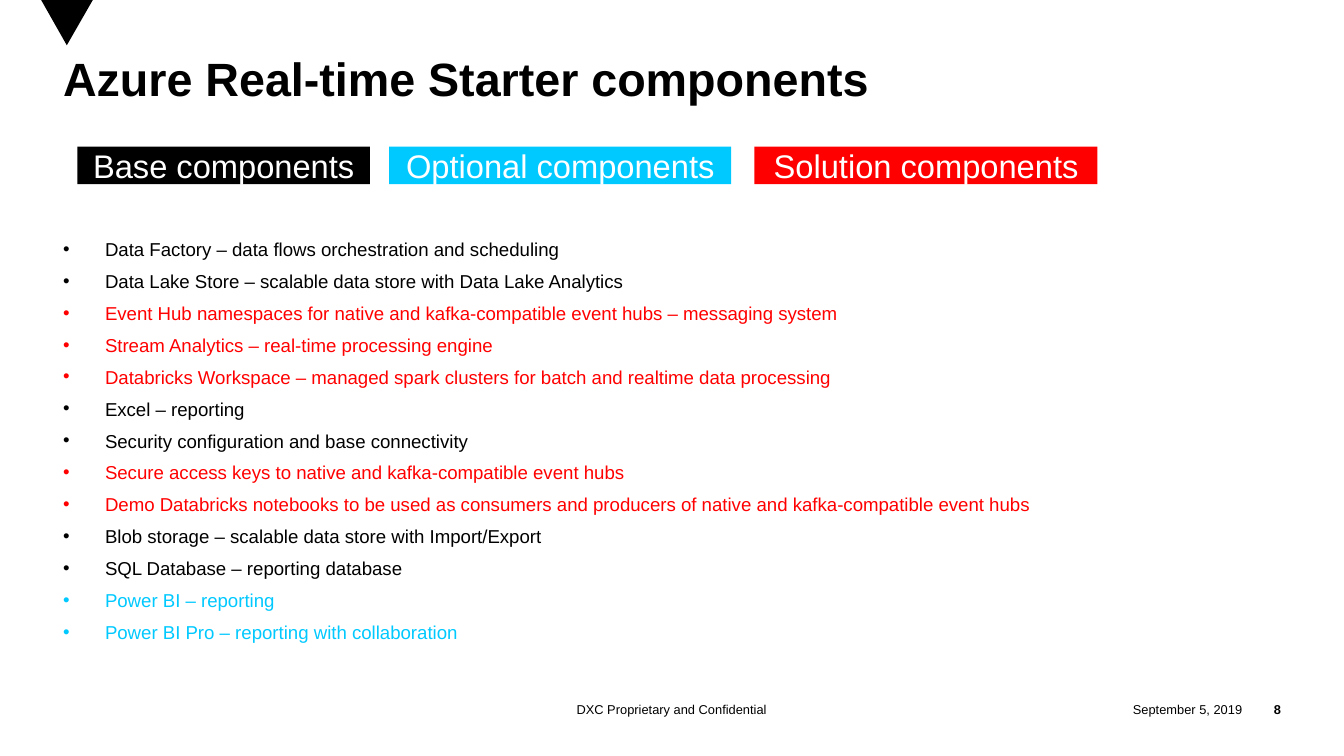
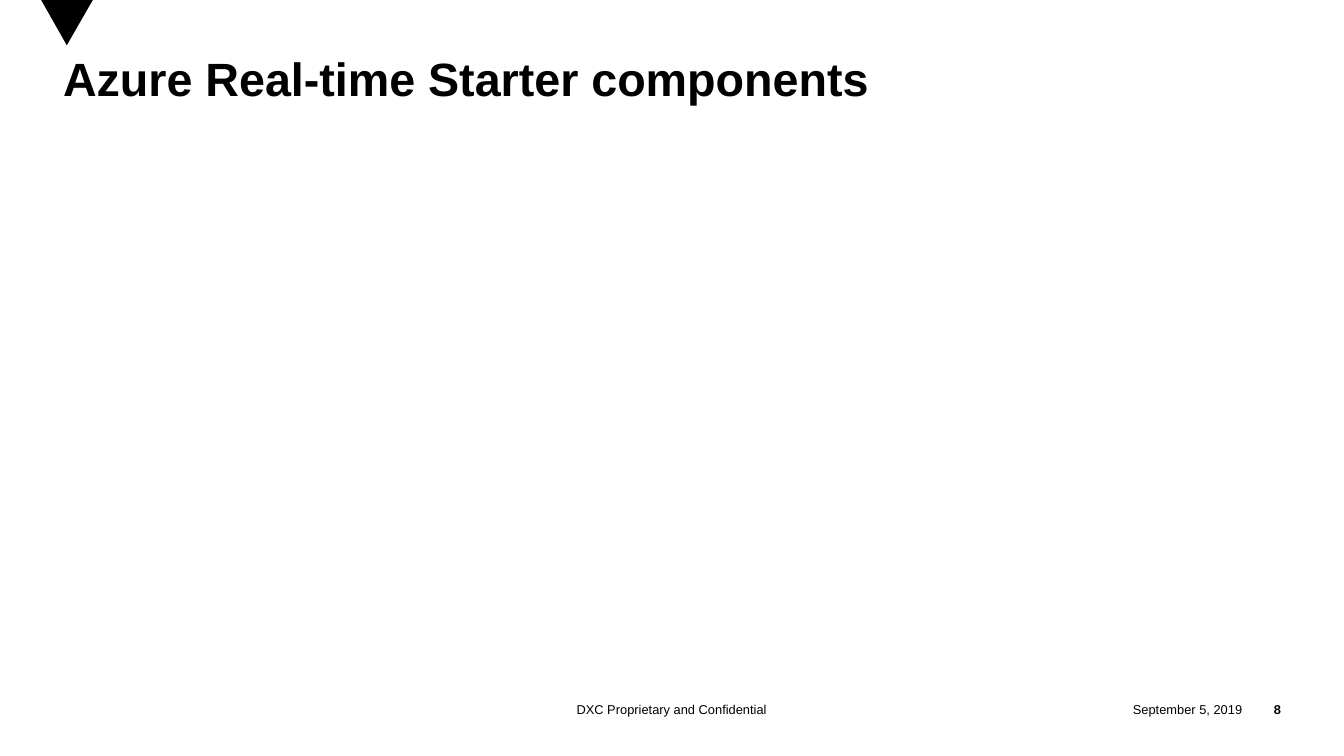
Before and after one commit to mbeczynski/terraform-aks, a slide deck: slide 8 of Architecture Overview/Kubernetes_architecture.pptx. Drawn at 1344x756 pixels with LibreOffice and Linux fonts; fonts in the diff are those of the drawing; background and template pictures are left out. Boxes give left, top, right and bottom in pixels: in the first picture for what was removed or moved away, otherwise in the second. Text is boxed around its words. In the diff, an @@ line names an element or a change of style, - is before the commit and + after.

```diff
--- a/Architecture Overview/Kubernetes_architecture.pptx
+++ b/Architecture Overview/Kubernetes_architecture.pptx
@@ rectangle removed at box(77, 147, 370, 185) @@
@@ rectangle removed at box(389, 147, 731, 185) @@
@@ rectangle removed at box(754, 147, 1097, 185) @@
@@ text removed at box(93, 155, 354, 184) @@
-Base components
@@ text removed at box(406, 154, 715, 184) @@
-Optional components
@@ text removed at box(774, 154, 1079, 184) @@
-Solution components
@@ text removed at box(63, 189, 1092, 659) @@
-  • Data Factory – data flows orchestration and scheduling
-  • Data Lake Store – scalable data store with Data Lake Analytics
-  • Event Hub namespaces for native and kafka-compatible event hubs – messaging system
-  • Stream Analytics – real-time processing engine
-  • Databricks Workspace – managed spark clusters for batch and realtime data processing
-  • Excel – reporting
-  • Security configuration and base connectivity
-  • Secure access keys to native and kafka-compatible event hubs
-  • Demo Databricks notebooks to be used as consumers and producers of native and kafka-compatible event hubs
-  • Blob storage – scalable data store with Import/Export
-  • SQL Database – reporting database
-  • Power BI – reporting
-  • Power BI Pro – reporting with collaboration
```
Also in this commit, not shown: 1 other slide changed, 1 slide added, 1 slide removed, 1 other file.
